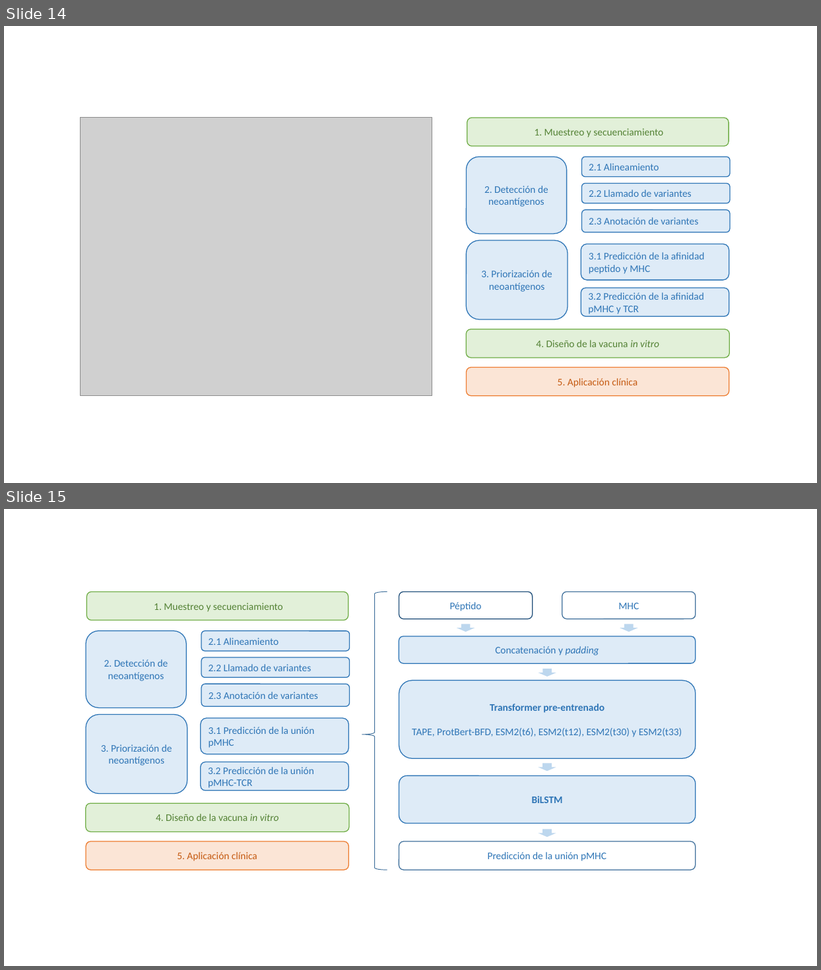
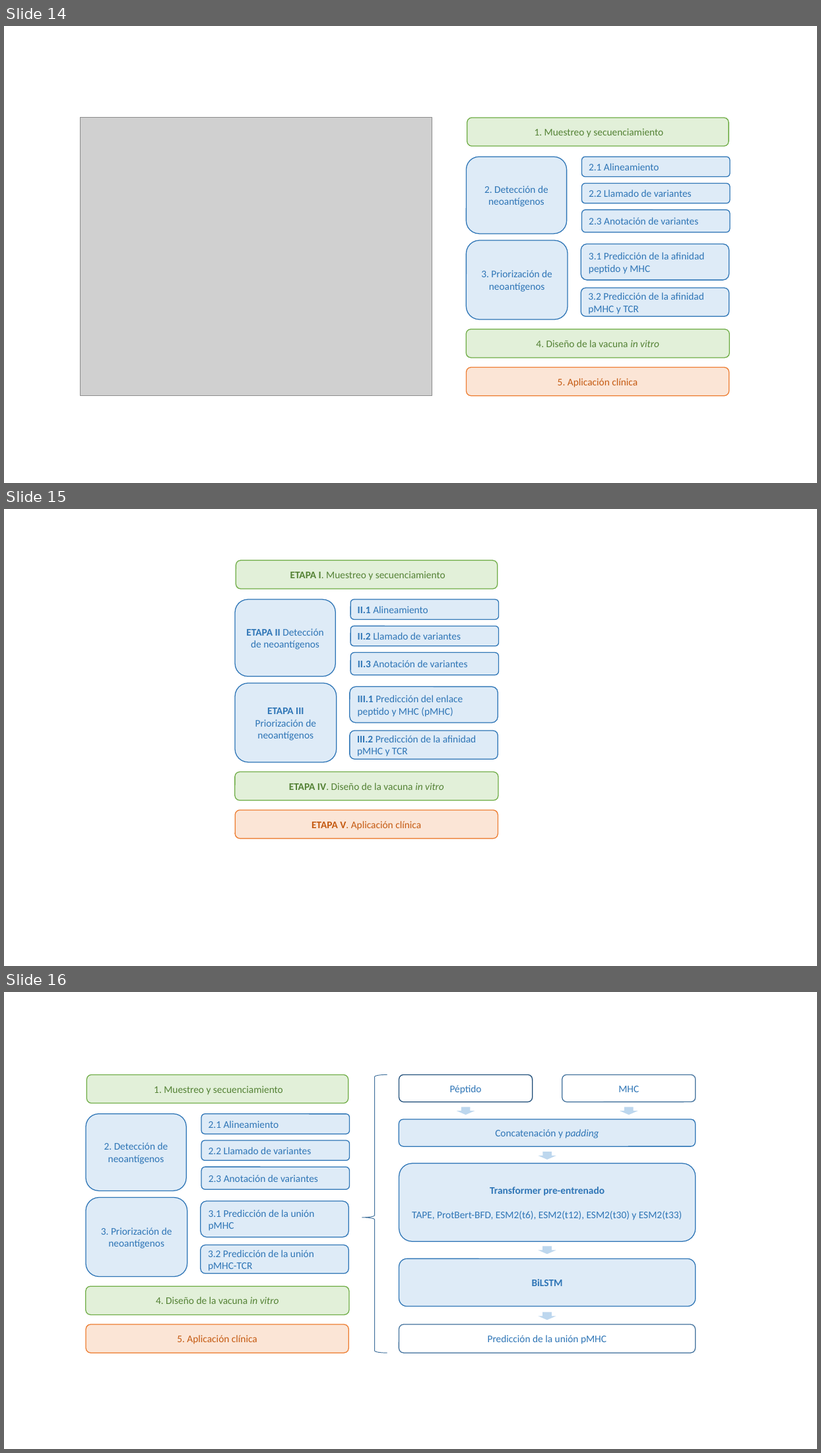
Before and after one commit to arceda/phd_thesis, a slide deck: draws.pptx. Shown one above the other, each under a label of ours: slides 14 and 15 before the commit, slides 14, 15 and 16 after it. The pictures are 821x970 and 821x1453 pixels, drawn with LibreOffice and Linux fonts; fonts in the diff are those of the drawing; grey boxes stand for pictures. Boxes give left, top, right and bottom in pixels: in the first picture for what was removed or moved away, otherwise in the second. Text is boxed around its words. In the diff, an @@ line names an element or a change of style, - is before the commit and + after.

```diff
--- a/draws.pptx
+++ b/draws.pptx
@@ slide 15 added at bbox=[4, 509, 817, 966], background #FFFFFF @@
@@ rounded rectangle added at bbox=[236, 560, 498, 589], fill #E2F0D9, outline #70AD47 1 pt, 12 pt, text #548235 @@
+ETAPA I. Muestreo y secuenciamiento
@@ rounded rectangle added at bbox=[235, 599, 336, 676], fill #DEEBF7, outline #2E75B6 1 pt, 12 pt, text #2E75B6 @@
+ETAPA II Detección de neoantígenos
@@ rounded rectangle added at bbox=[350, 599, 499, 619], fill #DEEBF7, outline #2E75B6 1 pt, 12 pt, text #2E75B6 @@
+II.1 Alineamiento
@@ rounded rectangle added at bbox=[350, 626, 499, 646], fill #DEEBF7, outline #2E75B6 1 pt, 12 pt, text #2E75B6 @@
+II.2 Llamado de variantes
@@ rounded rectangle added at bbox=[350, 652, 499, 675], fill #DEEBF7, outline #2E75B6 1 pt, 12 pt, text #2E75B6 @@
+II.3 Anotación de variantes
@@ rounded rectangle added at bbox=[235, 683, 337, 762], fill #DEEBF7, outline #2E75B6 1 pt, 12 pt, text #2E75B6 @@
+ETAPA III Priorización de neoantígenos
@@ rounded rectangle added at bbox=[350, 687, 498, 723], fill #DEEBF7, outline #2E75B6 1 pt, 12 pt, text #2E75B6 @@
+III.1 Predicción del enlace peptido y MHC (pMHC)
@@ rounded rectangle added at bbox=[350, 731, 498, 760], fill #DEEBF7, outline #2E75B6 1 pt, 12 pt, text #2E75B6 @@
+III.2 Predicción de la afinidad pMHC y TCR
@@ rounded rectangle added at bbox=[235, 772, 499, 801], fill #E2F0D9, outline #70AD47 1 pt, 12 pt, text #548235 @@
+ETAPA IV. Diseño de la vacuna in vitro
@@ rounded rectangle added at bbox=[235, 811, 498, 839], fill #FBE5D6, outline #ED7D31 1 pt, 12 pt, text #C55A11 @@
+ETAPA V. Aplicación clínica
@@ what was slide 15 is now slide 16 @@
```
Also in this commit, not shown: 3 other files.
